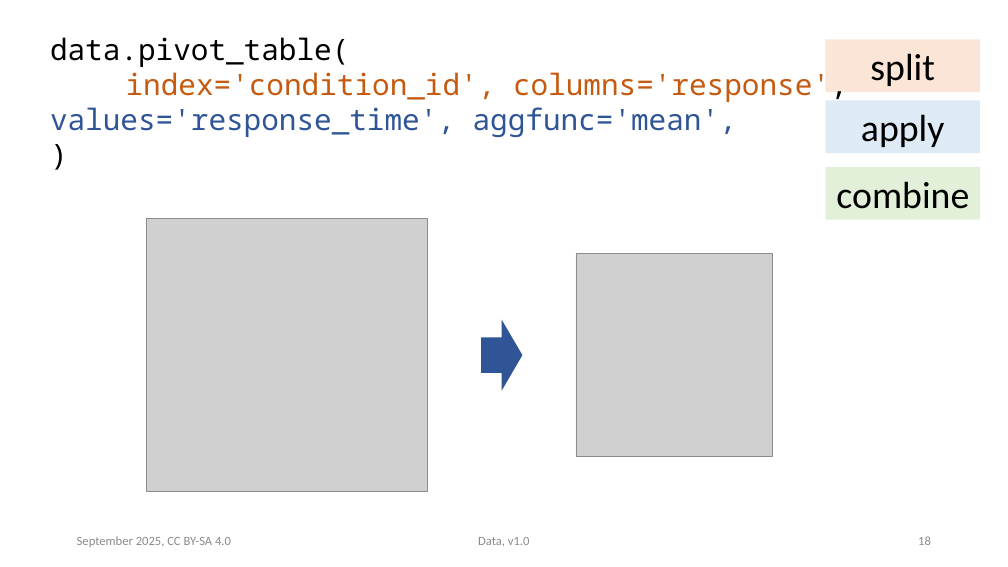
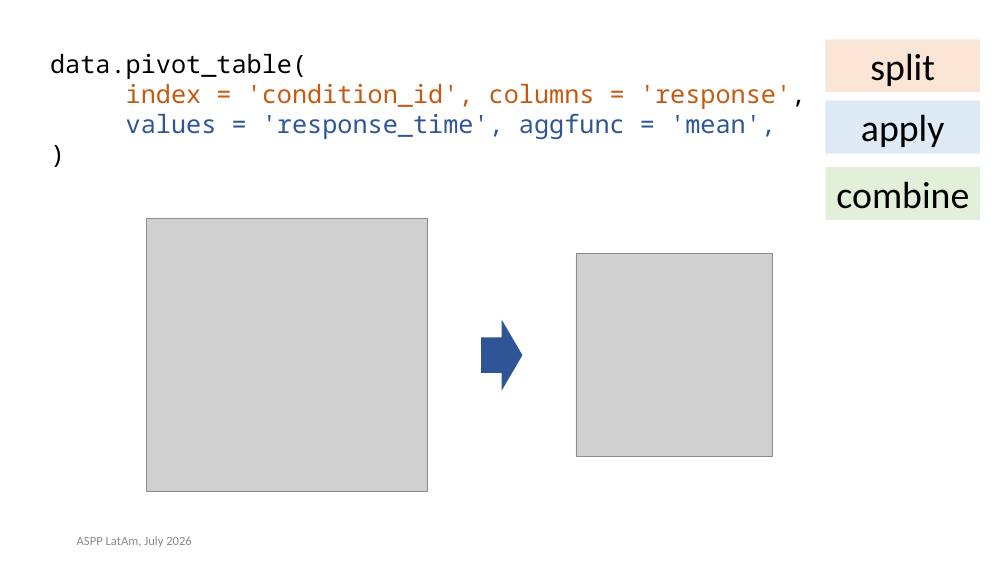
Before and after one commit to ASPP/data_class, a slide deck: slide 19 of tabular_data.pptx (slide 18 before the commit). Drawn at 1008x567 pixels with LibreOffice and Linux fonts; fonts in the diff are those of the drawing; grey boxes stand for pictures. Boxes give left, top, right and bottom in pixels: in the first picture for what was removed or moved away, otherwise in the second. Text is boxed around its words. In the diff, an @@ line names an element or a change of style, - is before the commit and + after.

Commit message:
tabular data presentation complete

```diff
--- a/tabular_data.pptx
+++ b/tabular_data.pptx
@@ text "data.pivot_table( index = 'condition_id', columns ...": place and size @@
-text "data.pivot_table( index = 'condition_id', columns ..." at box(50, 37, 848, 137)
+text "data.pivot_table( index = 'condition_id', columns ..." at box(50, 54, 806, 139)
@@ text "data.pivot_table( index = 'condition_id', columns ..." at box(50, 54, 806, 139): size 28 to 24 pt in ")" @@
@@ text at box(50, 54, 806, 139): text changed; size 28 to 24 pt @@
-data.pivot_table(
-index='condition_id', columns='response', values='response_time', aggfunc='mean',
+data.pivot_table(
+index = 'condition_id', columns = 'response', values = 'response_time', aggfunc = 'mean',
@@ text at box(77, 536, 192, 547): text changed @@
-September 2025, CC BY-SA 4.0
+ASPP LatAm, July 2026
@@ text removed at box(478, 537, 530, 546) @@
-Data, v1.0
@@ page number removed at box(918, 536, 931, 545) @@
-18
```
Also in this commit, not shown: 35 other slides changed, 18 slides added, 9 slides removed, 12 other files.
